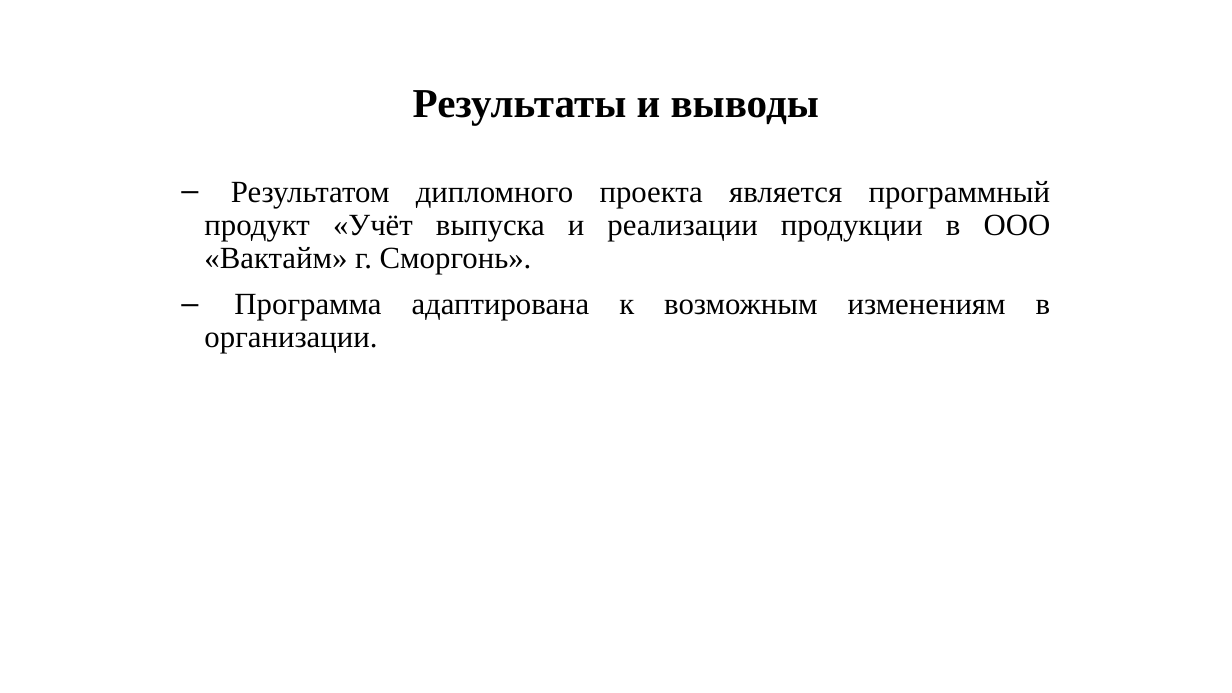
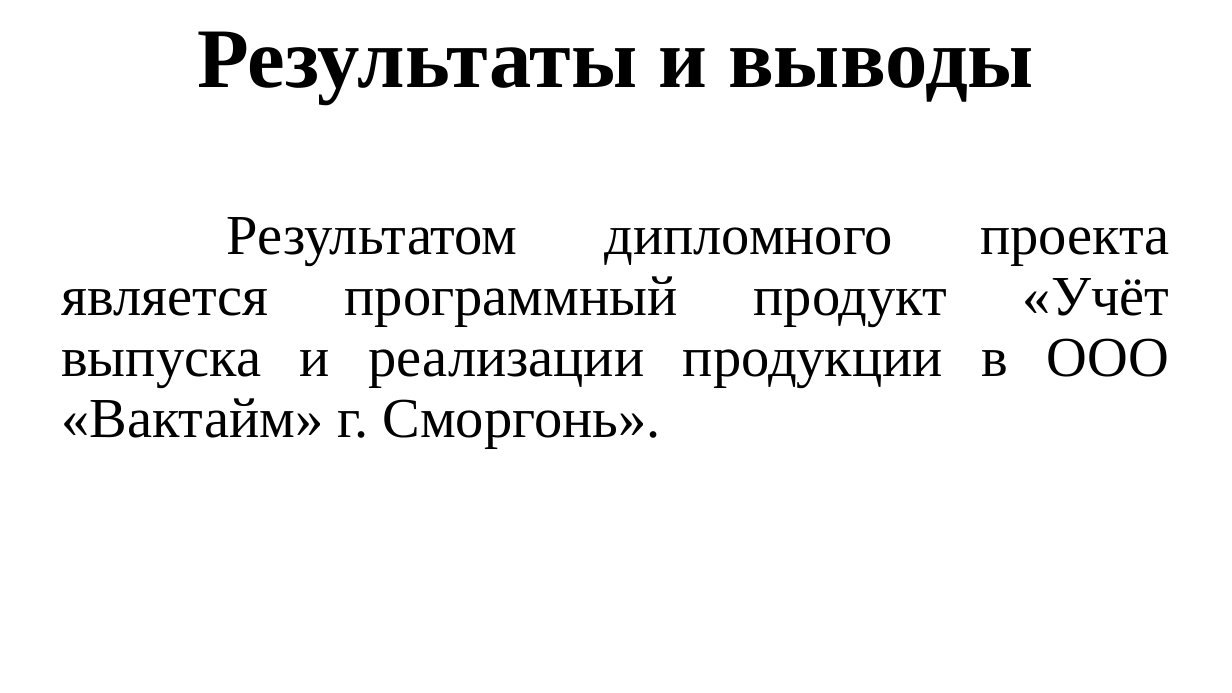
Before and after one commit to maldavan5916/VacTimeTP, a slide deck: slide 13 of Documentation/DIPLOM/Presentation.pptx. Drawn at 1232x693 pixels with LibreOffice and Linux fonts; fonts in the diff are those of the drawing. Boxes give left, top, right and bottom in pixels: in the first picture for what was removed or moved away, otherwise in the second. Text is boxed around its words. In the diff, an @@ line names an element or a change of style, - is before the commit and + after.

```diff
--- a/Documentation/DIPLOM/Presentation.pptx
+++ b/Documentation/DIPLOM/Presentation.pptx
@@ title "Результаты и выводы" moved from (x1=413, y1=90, x2=819, y2=125) to (x1=197, y1=31, x2=1034, y2=103) @@
@@ title "Результаты и выводы" at (x1=197, y1=31, x2=1034, y2=103): size 32 to 66 pt @@
@@ text "Результатом дипломного проекта является программный ..." moved from (x1=204, y1=181, x2=1051, y2=353) to (x1=61, y1=217, x2=1169, y2=448) @@
@@ text "Результатом дипломного проекта является программный ..." at (x1=61, y1=217, x2=1169, y2=448): size 24 to 44 pt; bullet ‒ to none @@
@@ text at (x1=204, y1=293, x2=1051, y2=353): paragraph removed @@
-‒ Программа адаптирована к возможным изменениям в организации.
```
Also in this commit, not shown: 9 other slides changed, 2 slides added, 2 slides removed, 1 other file.
